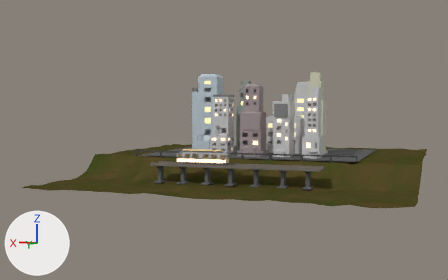
One commit to the Blender file DAVT_Project_Scene.blend: the scene before it, then after it.
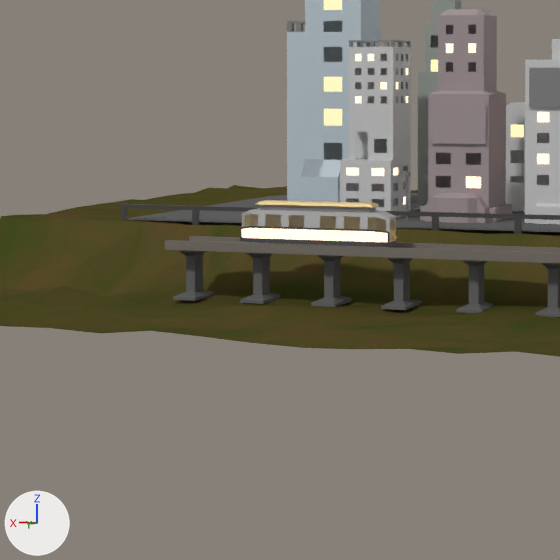
Each version is shown whole from a 50 mm lens placed at (-16.7, 56.4, 3.7), pointed at (2.8, 1.1, 0.6), then close up on the part from 21% to 64% of the width and 29% to 97% of the height. The axes (+X, +Y, +Z) are drawn at lower left. The lights are the same throughout.

In view in the first close-up: 'Building 1', 'Building 2', 'Building 3', 'Building 4', 'Building 5', 'Building 6', 'City_Floor', 'Fahrfläche', 'Halterung_2', 'Leuchtschild', 'Nature_Floor', 'Straßenbahn', 'Zaun'.
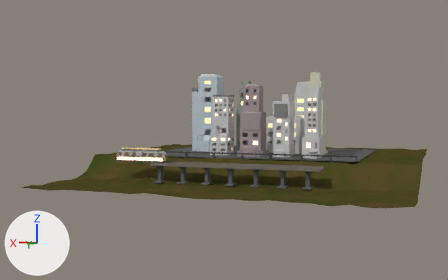
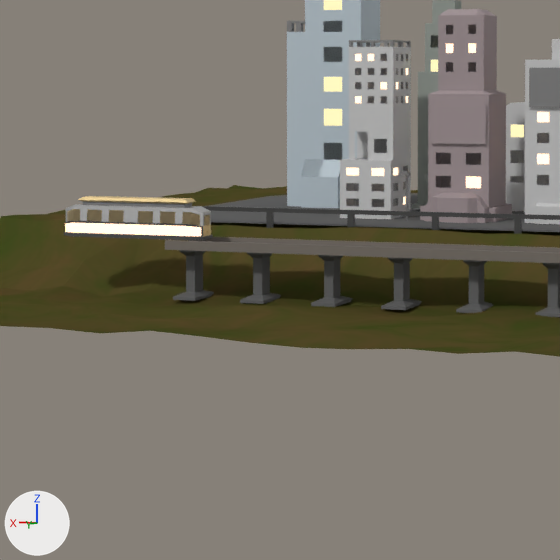
Pixel boxes [x1, y1, x2, y2] of what changed, in the close-ups (560 x 560 px):
'Straßenbahn', moved
    before: [240, 200, 398, 246]
    after: [64, 196, 213, 240]
'Leuchtschild', moved
    before: [241, 226, 390, 242]
    after: [65, 221, 203, 236]

The edits, one by one:
Object 'Straßenbahn' (ob_straßenbahn) moves from (1.37, 7.63, -0.35) to (7.15, 7.63, -0.35).
In object 'Leuchtschild' (ob_leuchtschild), parent is now set to ob_straßenbahn.
In object 'Leuchtschild' (ob_leuchtschild), matrix_parent_inverse is now set to Matrix(((1.327, 0.0, 0.0, -1.816), (0.0, 1.327, 0.0, -10.13), (0.0, 0.0, 1.327, 0.46), (0.0, 0.0, 0.0, 1.0))).
